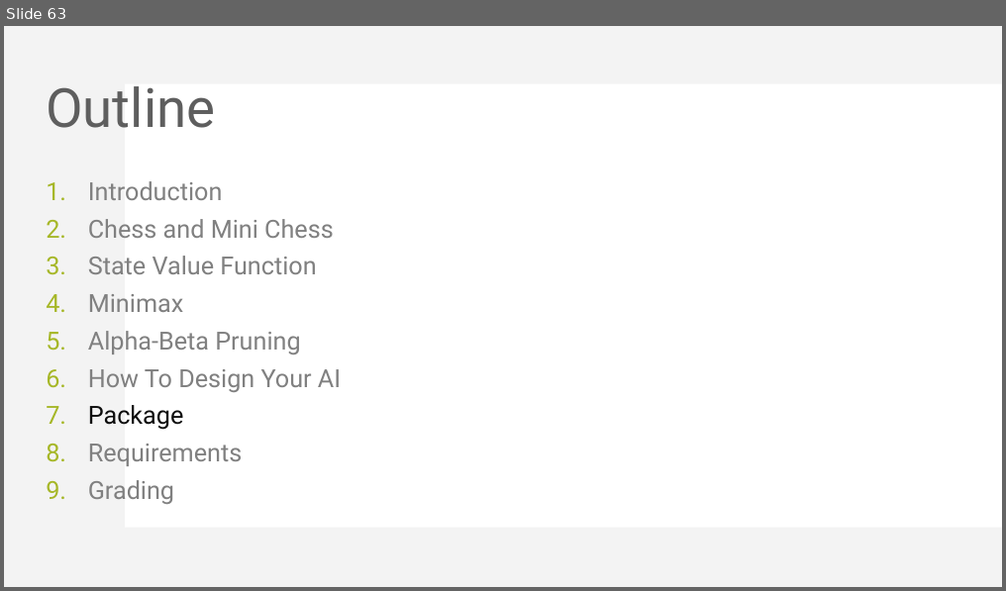
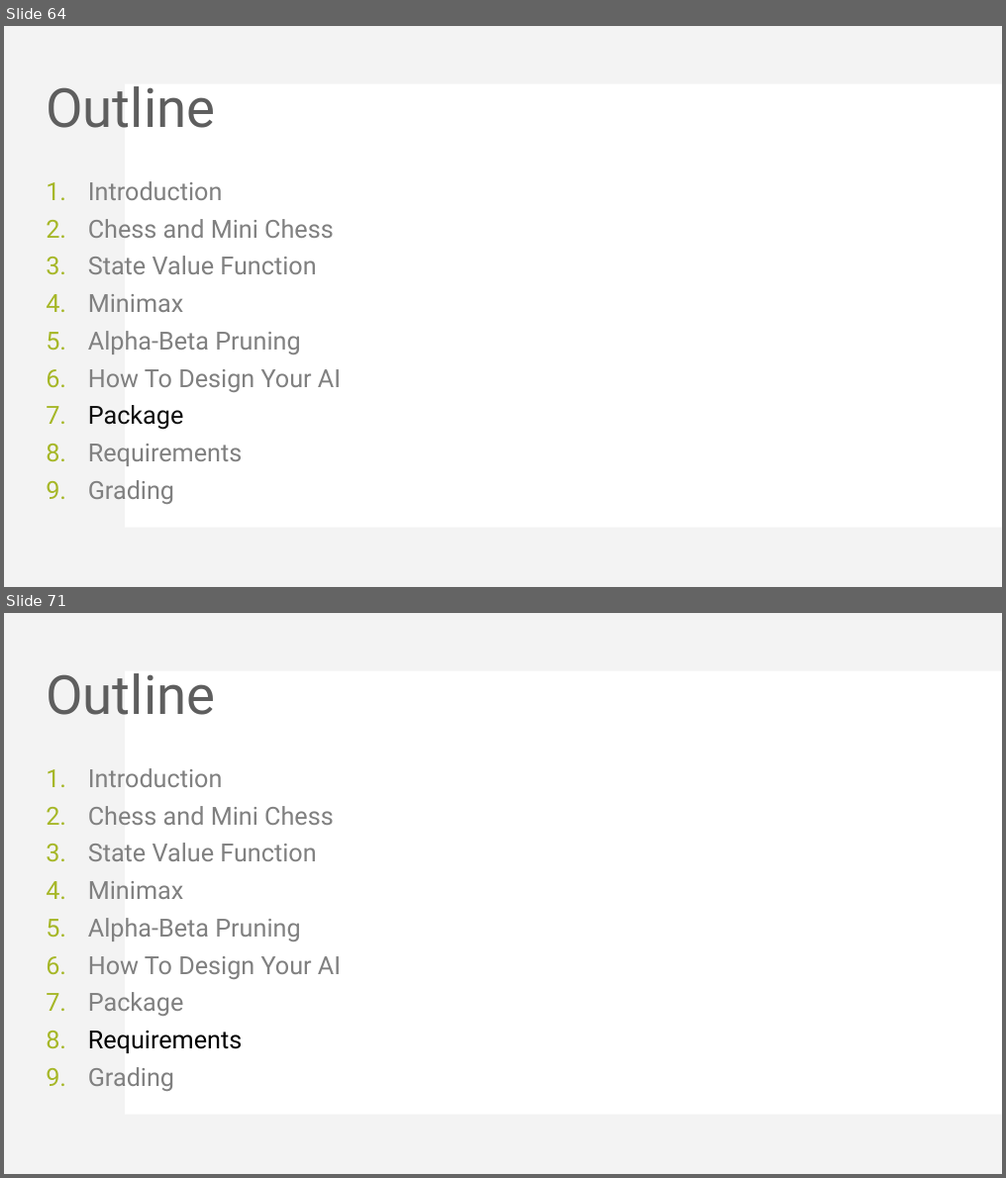
Before and after one commit to KohakuBlueleaf/MiniChess, a slide deck: document/Mini Project 3 introduction.pptx. Shown one above the other, each under a label of ours: slide 63 before the commit, slides 64 and 71 after it; the slides between them are not shown. The pictures are 1006x591 and 1006x1178 pixels, drawn with LibreOffice and Linux fonts; fonts in the diff are those of the drawing. Boxes give left, top, right and bottom in pixels: in the first picture for what was removed or moved away, otherwise in the second. Text is boxed around its words. In the diff, an @@ line names an element or a change of style, - is before the commit and + after.

```diff
--- a/document/Mini Project 3 introduction.pptx
+++ b/document/Mini Project 3 introduction.pptx
@@ slide 71 added at (x1=4, y1=613, x2=1002, y2=1174), background #FFFFFF; not listed: 2 template elements that a slide beside it also shows @@
@@ title added at (x1=46, y1=673, x2=215, y2=715), 52 pt, text #5E5E5E @@
+Outline
@@ text added at (x1=88, y1=768, x2=341, y2=1091), 24 pt, text #808080 @@
+1. Introduction
+2. Chess and Mini Chess
+3. State Value Function
+4. Minimax
+5. Alpha-Beta Pruning
+6. How To Design Your AI
+7. Package
+8. Requirements
+9. Grading
@@ what was slide 63 is now slide 64 @@
```
Also in this commit, not shown: 3 slides changed, 18 other slides added, 1 other file.
